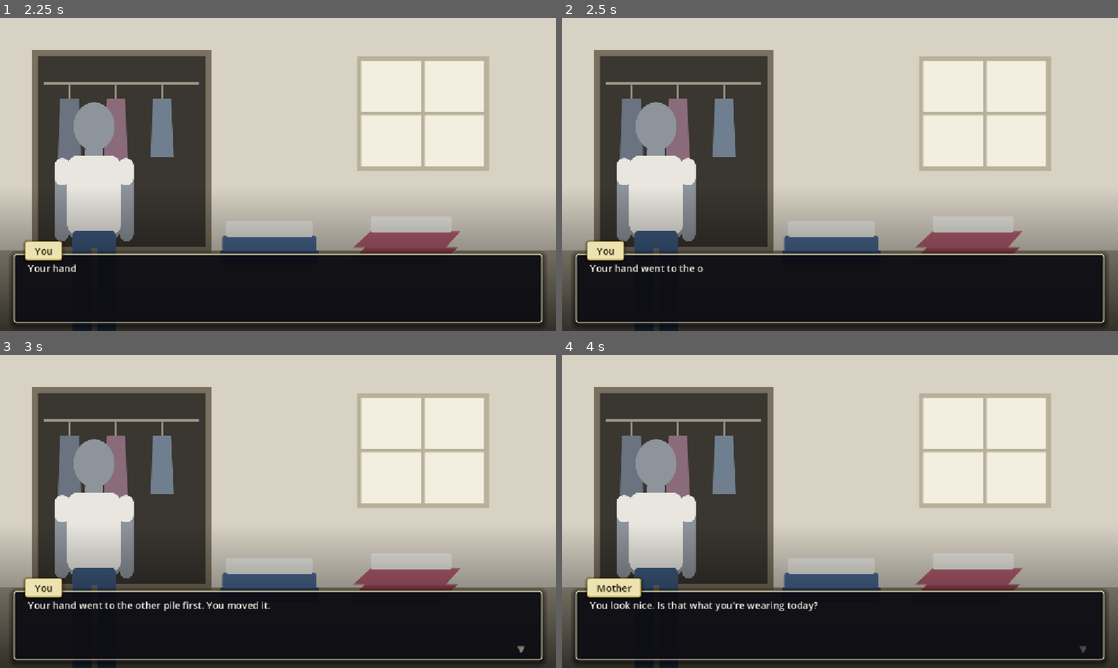
Above: before the commit, frames 1-4 (two rows, left to right).
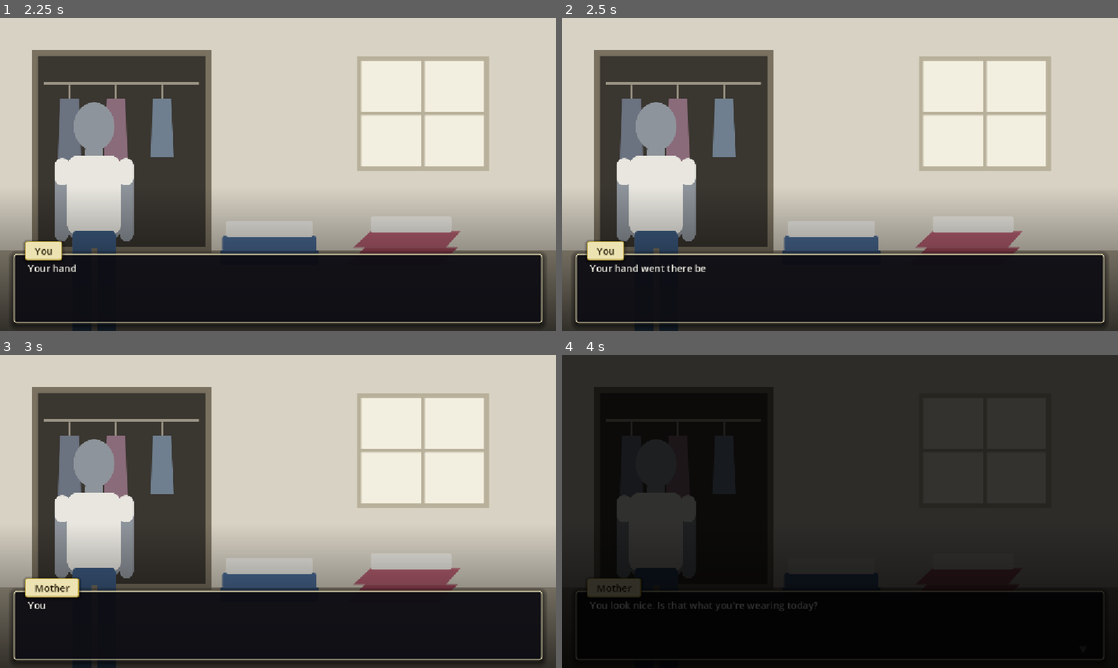
Above: after the commit, the same moments.

Repository: Samsong1018/philosophy
Game: Godot game, scene res://Scenes/main_screen.tscn
Two runs of this game, one before a commit and one after it. Both use one fixed random seed, a clock stepped at 60 frames per second and the inputs below.
Inputs (mouse positions are in pixels of both pictures, inside the frame that each line leads up to):
- Up to frame 1 (2.25 s): click "Start" at 0.5 s; tap Enter (ui_accept) at 1.25, 1.52 s; move the mouse to (400, 158) at 1.27 s; click (400, 158) at 1.42 s; click "Jeans/Tshirt" at 2 s
- Up to frame 2 (2.5 s): no input
- Up to frame 3 (3 s): move the mouse to (166, 527) at 2.77 s; click (166, 527) at 2.92 s
- Up to frame 4 (4 s): tap Enter (ui_accept) at 3.02 s; move the mouse to (895, 442) at 3.52 s; click (895, 442) at 3.67 s

Frame 1 is identical in both runs. In frame 2, less than 0.1% of the frame differs, in the area x 19-26%, y 78-82%; in frame 3, 0.8%; in frame 4, 80%, in the area x 0-100%, y 0-100%.

Commit message:
final clean up

Diff:
--- a/Scripts/ending.gd
+++ b/Scripts/ending.gd
@@ -59,4 +59,6 @@
 	$TextBox.visible = false
 	$Black/Final.text = "You will never finish giving an account of yourself. Someone is waiting to hear it anyway."
 
+	# let the last line sit before the menu comes back
+	await get_tree().create_timer(7.0).timeout
 	scene_manager.change_scene("res://Scenes/main_screen.tscn")
--- a/Scripts/main_screen.gd
+++ b/Scripts/main_screen.gd
@@ -1,4 +1,5 @@
 extends Control
 
 func _on_start_pressed() -> void:
+	player.reset()
 	scene_manager.change_scene("res://Scenes/scene_one.tscn")
--- a/Scripts/scene_five.gd
+++ b/Scripts/scene_five.gd
@@ -10,7 +10,12 @@
 
 	var response = 0
 	var record = player.state["record"]
-	var heard = record[-1] if record.size() > 0 else "Student was in the hallway this morning."
+	# the detention slip is paperwork, not something Dev would repeat
+	var heard = "Student was in the hallway this morning."
+	for i in range(record.size() - 1, -1, -1):
+		if record[i] != "Detention Slip":
+			heard = record[i]
+			break
 	var question = "Dev told me something.\n\"" + heard + "\"\nI only know what I heard. Tell me the rest."
 	var options = ["Not exactly...", "Yeah.", "Ask Dev"]
 	if player.state["unlocked"]:
@@ -35,15 +40,15 @@
 	# Kai's word sticks as a tag, no accept/rework/refuse for this one
 	var word = "brave"
 	var line = "You seem braver than you look."
-	if player.state["silent"]:
-		word = "hard to read"
-		line = "You're hard to read. In a good way."
-	elif player.state["reads"]["conduct"] <= -2:
+	if player.state["reads"]["conduct"] <= -2:
 		word = "stubborn"
 		line = "You're stubborn. I mean it nicely."
 	elif player.state["reads"]["conduct"] >= 2:
 		word = "careful"
 		line = "You're careful. Like you check twice."
+	elif player.state["silent"]:
+		word = "hard to read"
+		line = "You're hard to read. In a good way."
 	# the tag lands on the silhouette as Kai says it
 	player.add_tag(word, "Kai, lunch")
 	await $TextBox.say("Kai", line)
--- a/Scripts/scene_manager.gd
+++ b/Scripts/scene_manager.gd
@@ -20,6 +20,7 @@
 	if busy:
 		return
 	busy = true
+	player.clamp_reads()
 	# block clicks while the screen is fading
 	fade.mouse_filter = Control.MOUSE_FILTER_STOP
 	var tween = create_tween()
--- a/Scripts/you.gd
+++ b/Scripts/you.gd
@@ -25,6 +25,31 @@
 }
 
 const SAVE_PATH = "user://save.cfg"
+
+# new run: wipe the day, keep only what the first run unlocked
+func reset() -> void:
+	var unlocked = state["unlocked"]
+	state["name"] = ""
+	state["reads"] = {"gender": 0, "conduct": 0, "belong": 0}
+	state["phone"] = false
+	state["clothes"] = -1
+	state["friction"] = 0
+	state["tags"] = []
+	state["tag_sources"] = {}
+	state["tag_origins"] = {}
+	state["tag_relations"] = {}
+	state["unlocked"] = unlocked
+	state["silent"] = false
+	state["accounts"] = []
+	state["actions"] = []
+	state["record"] = []
+	state["reflex_state"] = randi_range(0, 1)
+	tags_changed.emit()
+
+# reads live in -10..10
+func clamp_reads() -> void:
+	for read in state["reads"]:
+		state["reads"][read] = clampi(state["reads"][read], -10, 10)
 
 func _ready() -> void:
 	state["reflex_state"] = randi_range(0, 1)
